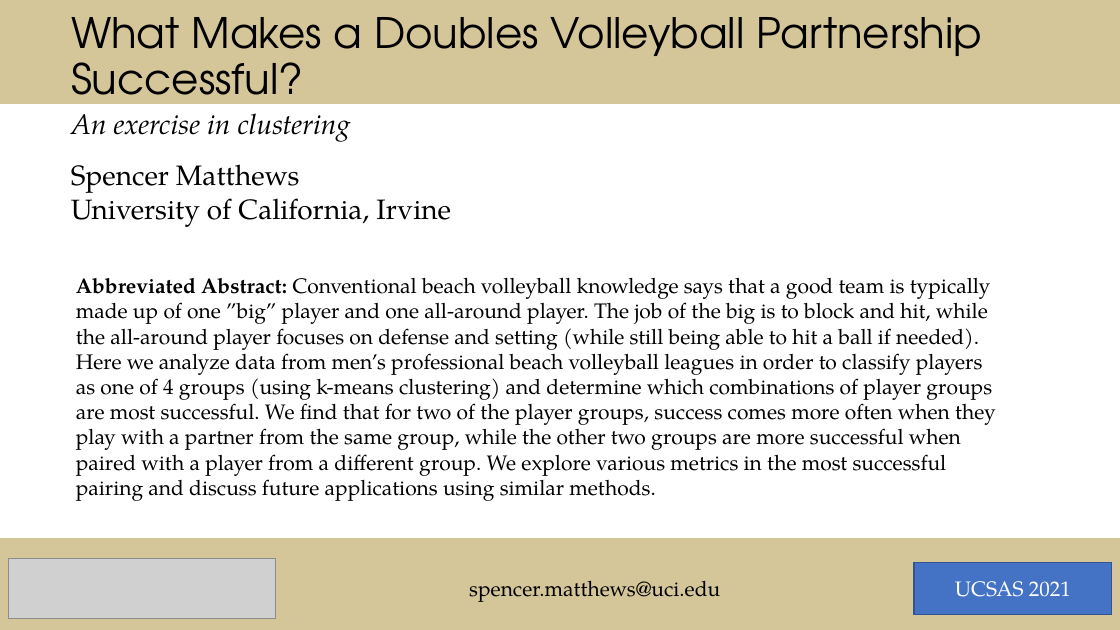
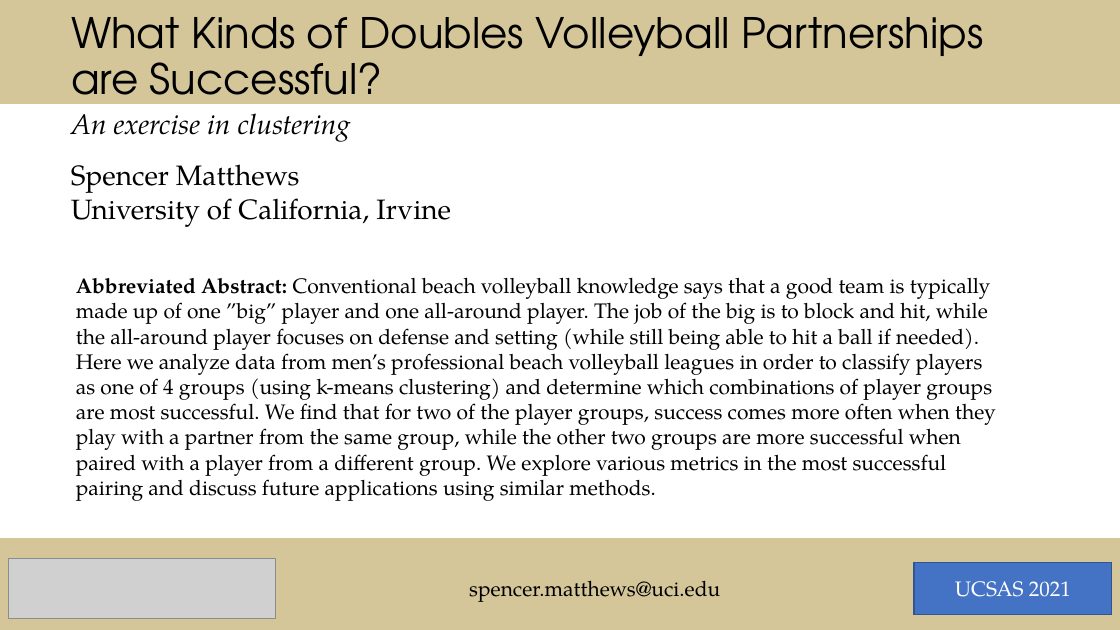
Before and after one commit to srmatth/volleyball, a slide deck: slide 1 of inst/poster/volleyball_partners.pptx. Drawn at 1120x630 pixels with LibreOffice and Linux fonts; fonts in the diff are those of the drawing; grey boxes stand for pictures. Boxes give left, top, right and bottom in pixels: in the first picture for what was removed or moved away, otherwise in the second. Text is boxed around its words. In the diff, an @@ line names an element or a change of style, - is before the commit and + after.

```diff
--- a/inst/poster/volleyball_partners.pptx
+++ b/inst/poster/volleyball_partners.pptx
@@ title at (71,17,984,113): text changed @@
-What Makes a Doubles Volleyball Partnership Successful?
+What Kinds of Doubles Volleyball Partnerships are Successful?
```
Also in this commit, not shown: 3 other slides changed, 4 other files.
